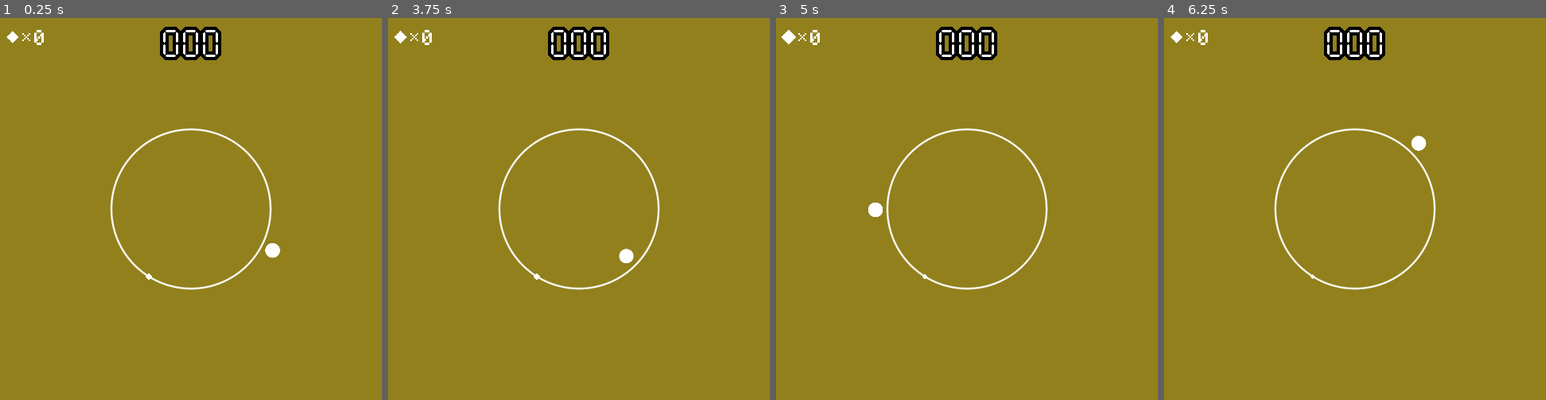
Above: before the commit, frames 1-4 (left to right).
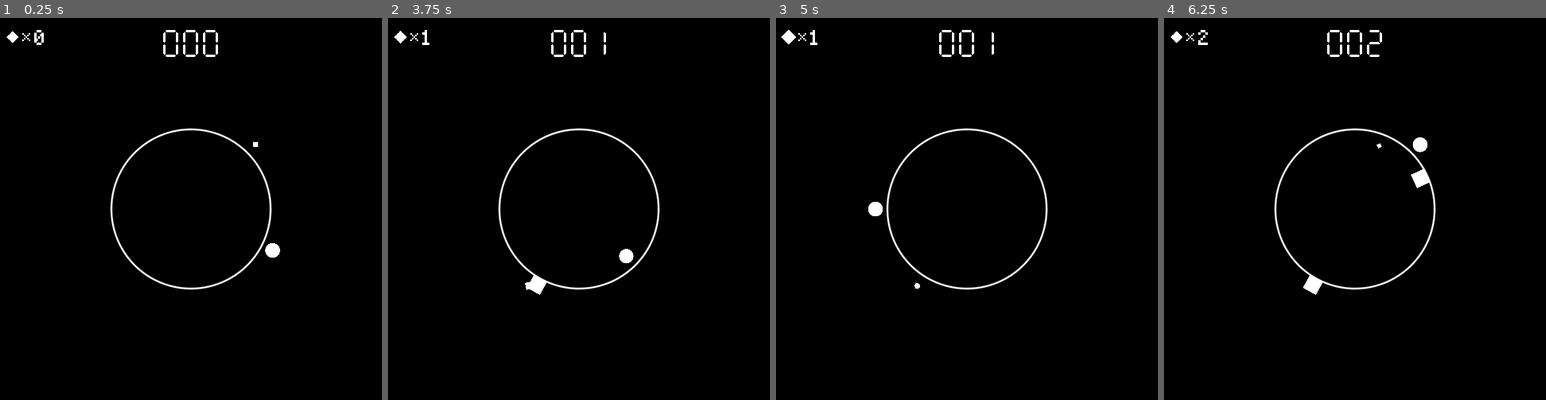
Above: after the commit, the same moments.

Repository: jehymes/Orbit
Game: Godot game, scene res://Game/Circle/Circle_Level.tscn
Same seed, same stepped clock (60 frames per second), same inputs: the game is played once before the commit and once after it. The project has no main scene, so this scene is started directly.
Inputs (mouse positions are in pixels of both pictures, inside the frame that each line leads up to):
- Up to frame 1 (0.25 s): no input
- Up to frame 2 (3.75 s): move the mouse to (663, 189) at 0.52 s; click (663, 189) at 0.6 s; move the mouse to (502, 228) at 1.27 s; click (502, 228) at 1.35 s; move the mouse to (617, 124) at 2.02 s; click (617, 124) at 2.1 s; move the mouse to (559, 285) at 2.77 s; click (559, 285) at 2.85 s; move the mouse to (693, 266) at 3.52 s; click (693, 266) at 3.6 s
- Up to frame 3 (5 s): move the mouse to (852, 151) at 4.27 s; click (852, 151) at 4.35 s
- Up to frame 4 (6.25 s): move the mouse to (1374, 209) at 5.02 s; click (1374, 209) at 5.1 s; move the mouse to (1297, 113) at 5.77 s; click (1297, 113) at 5.85 s

The runs differ from the first frame. In frame 1, 98% of the frame differs, in the area x 0-100%, y 0-100%; in frame 2, 98%; in frame 3, 98%; in frame 4, 98%.

Commit message:
Adjustment circle level and enemies spawn active colision delay

Diff:
--- a/Props/Enemies/_enemies.tscn
+++ b/Props/Enemies/_enemies.tscn
@@ -1,10 +1,167 @@
-[gd_scene load_steps=4 format=3 uid="uid://camdffvedqw1b"]
+[gd_scene load_steps=7 format=3 uid="uid://camdffvedqw1b"]
 
 [ext_resource type="Script" path="res://Scripts/Enemies/enemie.gd" id="1_2kb4w"]
 [ext_resource type="Texture2D" uid="uid://q6ysstjo8ry4" path="res://Assets/Enemie/Enemie.png" id="2_1kal4"]
 
 [sub_resource type="RectangleShape2D" id="RectangleShape2D_co75g"]
 size = Vector2(62, 62)
+
+[sub_resource type="Animation" id="Animation_cyvf7"]
+resource_name = "spawn"
+length = 0.6
+tracks/0/type = "value"
+tracks/0/imported = false
+tracks/0/enabled = true
+tracks/0/path = NodePath("Sprite:texture")
+tracks/0/interp = 1
+tracks/0/loop_wrap = true
+tracks/0/keys = {
+"times": PackedFloat32Array(0),
+"transitions": PackedFloat32Array(1),
+"update": 1,
+"values": [ExtResource("2_1kal4")]
+}
+tracks/1/type = "value"
+tracks/1/imported = false
+tracks/1/enabled = true
+tracks/1/path = NodePath("Animation:speed_scale")
+tracks/1/interp = 1
+tracks/1/loop_wrap = true
+tracks/1/keys = {
+"times": PackedFloat32Array(0),
+"transitions": PackedFloat32Array(1),
+"update": 0,
+"values": [0.3]
+}
+tracks/2/type = "value"
+tracks/2/imported = false
+tracks/2/enabled = true
+tracks/2/path = NodePath("HittEnemie:monitoring")
+tracks/2/interp = 1
+tracks/2/loop_wrap = true
+tracks/2/keys = {
+"times": PackedFloat32Array(0, 0.6),
+"transitions": PackedFloat32Array(1, 1),
+"update": 1,
+"values": [false, true]
+}
+tracks/3/type = "value"
+tracks/3/imported = false
+tracks/3/enabled = true
+tracks/3/path = NodePath("HittEnemie:monitorable")
+tracks/3/interp = 1
+tracks/3/loop_wrap = true
+tracks/3/keys = {
+"times": PackedFloat32Array(0, 0.6),
+"transitions": PackedFloat32Array(1, 1),
+"update": 1,
+"values": [false, true]
+}
+tracks/4/type = "value"
+tracks/4/imported = false
+tracks/4/enabled = true
+tracks/4/path = NodePath("HittEnemie:visible")
+tracks/4/interp = 1
+tracks/4/loop_wrap = true
+tracks/4/keys = {
+"times": PackedFloat32Array(0, 0.6),
+"transitions": PackedFloat32Array(1, 1),
+"update": 1,
+"values": [false, true]
+}
+tracks/5/type = "value"
+tracks/5/imported = false
+tracks/5/enabled = true
+tracks/5/path = NodePath("Sprite:visible")
+tracks/5/interp = 1
+tracks/5/loop_wrap = true
+tracks/5/keys = {
+"times": PackedFloat32Array(0, 0.1, 0.2, 0.3, 0.4, 0.5, 0.6),
+"transitions": PackedFloat32Array(1, 1, 1, 1, 1, 1, 1),
+"update": 1,
+"values": [true, false, true, false, true, false, true]
+}
+
+[sub_resource type="Animation" id="Animation_cb8sh"]
+length = 0.001
+tracks/0/type = "value"
+tracks/0/imported = false
+tracks/0/enabled = true
+tracks/0/path = NodePath("Sprite:texture")
+tracks/0/interp = 1
+tracks/0/loop_wrap = true
+tracks/0/keys = {
+"times": PackedFloat32Array(0),
+"transitions": PackedFloat32Array(1),
+"update": 1,
+"values": [ExtResource("2_1kal4")]
+}
+tracks/1/type = "value"
+tracks/1/imported = false
+tracks/1/enabled = true
+tracks/1/path = NodePath("Animation:speed_scale")
+tracks/1/interp = 1
+tracks/1/loop_wrap = true
+tracks/1/keys = {
+"times": PackedFloat32Array(0),
+"transitions": PackedFloat32Array(1),
+"update": 0,
+"values": [0.3]
+}
+tracks/2/type = "value"
+tracks/2/imported = false
+tracks/2/enabled = true
+tracks/2/path = NodePath("HittEnemie:monitoring")
+tracks/2/interp = 1
+tracks/2/loop_wrap = true
+tracks/2/keys = {
+"times": PackedFloat32Array(0),
+"transitions": PackedFloat32Array(1),
+"update": 1,
+"values": [false]
+}
+tracks/3/type = "value"
+tracks/3/imported = false
+tracks/3/enabled = true
+tracks/3/path = NodePath("HittEnemie:monitorable")
+tracks/3/interp = 1
+tracks/3/loop_wrap = true
+tracks/3/keys = {
+"times": PackedFloat32Array(0),
+"transitions": PackedFloat32Array(1),
+"update": 1,
+"values": [false]
+}
+tracks/4/type = "value"
+tracks/4/imported = false
+tracks/4/enabled = true
+tracks/4/path = NodePath("HittEnemie:visible")
+tracks/4/interp = 1
+tracks/4/loop_wrap = true
+tracks/4/keys = {
+"times": PackedFloat32Array(0),
+"transitions": PackedFloat32Array(1),
+"update": 1,
+"values": [false]
+}
+tracks/5/type = "value"
+tracks/5/imported = false
+tracks/5/enabled = true
+tracks/5/path = NodePath("Sprite:visible")
+tracks/5/interp = 1
+tracks/5/loop_wrap = true
+tracks/5/keys = {
+"times": PackedFloat32Array(0),
+"transitions": PackedFloat32Array(1),
+"update": 1,
+"values": [true]
+}
+
+[sub_resource type="AnimationLibrary" id="AnimationLibrary_tgxs0"]
+_data = {
+"RESET": SubResource("Animation_cb8sh"),
+"spawn": SubResource("Animation_cyvf7")
+}
 
 [node name="_Enemies" type="Node2D" groups=["enemies"]]
 script = ExtResource("1_2kb4w")
@@ -13,11 +170,21 @@
 texture = ExtResource("2_1kal4")
 
 [node name="HittEnemie" type="Area2D" parent="." groups=["enemies"]]
+visible = false
 collision_layer = 8
 collision_mask = 13
+monitoring = false
+monitorable = false
 
 [node name="Collision" type="CollisionShape2D" parent="HittEnemie"]
 shape = SubResource("RectangleShape2D_co75g")
 debug_color = Color(0.937255, 0, 0.129412, 0.658824)
 
+[node name="Animation" type="AnimationPlayer" parent="."]
+libraries = {
+"": SubResource("AnimationLibrary_tgxs0")
+}
+autoplay = "spawn"
+speed_scale = 0.3
+
 [connection signal="area_entered" from="HittEnemie" to="." method="_on_hitt_enemie_area_entered"]
--- a/Scripts/Collectibles/collectible.gd
+++ b/Scripts/Collectibles/collectible.gd
@@ -14,6 +14,6 @@
 		anim_finish = true
 		Global.add_score_game()
 		Global.amount_collectibles += 1
-		#Global.add_level()
-		if Global.score_game % Global.points_to_next_level == 0:
-			Global.add_level()
+		#if Global.score_game % Global.points_to_next_level == 0:
+			#Global.add_level()
+		Global.add_level()
--- a/Scripts/Enemies/enemie.gd
+++ b/Scripts/Enemies/enemie.gd
@@ -1,4 +1,9 @@
 extends Node2D
+
+@onready var animation = $Animation
+
+func _ready():
+	animation.play("spawn")
 
 func _on_hitt_enemie_area_entered(area):
 	if area.is_in_group("enemies"):
--- a/Scripts/Global/global.gd
+++ b/Scripts/Global/global.gd
@@ -4,7 +4,7 @@
 var V_WIDTH = ProjectSettings.get_setting("display/window/size/viewport_width")
 var V_HEIGHT = ProjectSettings.get_setting("display/window/size/viewport_height")
 var center = Vector2(V_WIDTH/2, V_HEIGHT/2)
-var start_level = "Square"
+var start_level = "Circle"
 var points = 360
 var level = 0
 var points_to_next_level = 10 if level == 0 else (level+1) * 10
@@ -46,5 +46,5 @@
 	score_game += 1
 	speed += 0.001
 
-func next_level(name):
-	start_level = name
+func next_level(_name):
+	start_level = _name
--- a/Scripts/orbit.gd
+++ b/Scripts/orbit.gd
@@ -5,9 +5,9 @@
 var enemie = preload("res://Props/Enemies/_enemies.tscn")
 
 #Variáveis dos coletáveis
-var positions_col: Array[Vector2]
+var positions_cir: Array[Vector2]
 var positions_sqr: Array[Vector2]
-var angles_col: Array[float]
+var angles_cir: Array[float]
 var col_position_offset = 15
 var count = 0
 
@@ -28,67 +28,72 @@
 	match Global.start_level:
 		"Circle":
 			print("Circle_Level")
-			generate_positions_collectibles()
+			generate_positions_col_circle()
 			generate_positions_enemies()
 		"Square":
 			hud.get_node("Background/ColorRect").color = Color(r, g, b, 1)
-			generate_positions_collectibles()
+			generate_positions_col_square()
 			#generate_positions_enemies()
 			pass
 
 func _process(_delta):
 	match Global.start_level:
 		"Circle":
-			add_collectibles()
-			add_enemies()
+			add_collectibles_circle()
+			add_enemies_circle()
 		"Square":
 			#hud.get_node("Background/ColorRect").color = Color(1, 0, 1, 1)
-			add_collectibles()
-			#Add Enemies
+			#add_collectibles_square()
+			#add_enemies_square()
 			pass
 
-func add_collectibles():
+func add_collectibles_circle():
+	if Global.amount_collectibles > 0:
+		var index = randi_range(0, positions_cir.size())
+
+		# Instancia o coletável
+		var collect = collectible.instantiate()
+
+		if !is_object_at_position(positions_cir[index-1]):
+			if count < 49:
+				collect.position = positions_cir[index-1]
+				collect.rotation_degrees = rad_to_deg(angles_cir[index-1])
+				get_tree().current_scene.add_child(collect)
+				Global.amount_collectibles += -1
+				count += 1
+			else:
+				var sprite_col = collect.get_node("Sprite")
+				sprite_col.modulate = Color(1,1,0.2)
+				collect.position = positions_cir[index-1]
+				collect.rotation_degrees = rad_to_deg(angles_cir[index-1])
+				get_tree().current_scene.add_child(collect)
+				Global.amount_collectibles += -1
+				count = 0
+			return
+
+func add_collectibles_square():
 	if Global.amount_collectibles > 0:
 		var index = randi_range(0, positions_sqr.size())
 
 		# Instancia o coletável
 		var collect = collectible.instantiate()
 
-		match Global.start_level:
-			"Circle":
-				if !is_object_at_position(positions_col[index-1]):
-					if count < 49:
-						collect.position = positions_col[index-1]
-						collect.rotation_degrees = rad_to_deg(angles_col[index-1])
-						get_tree().current_scene.add_child(collect)
-						Global.amount_collectibles += -1
-						count += 1
-					else:
-						var sprite_col = collect.get_node("Sprite")
-						sprite_col.modulate = Color(1,1,0.2)
-						collect.position = positions_col[index-1]
-						collect.rotation_degrees = rad_to_deg(angles_col[index-1])
-						get_tree().current_scene.add_child(collect)
-						Global.amount_collectibles += -1
-						count = 0
-					return
-			"Square":
-				if !is_object_at_position(positions_sqr[index-1]):
-					if count < 49:
-						collect.position = positions_sqr[index-1]
-						get_tree().current_scene.add_child(collect)
-						Global.amount_collectibles += -1
-						count += 1
-					else:
-						var sprite_col = collect.get_node("Sprite")
-						sprite_col.modulate = Color(1,1,0.2)
-						collect.position = positions_sqr[index-1]
-						get_tree().current_scene.add_child(collect)
-						Global.amount_collectibles += -1
-						count = 0
-					return
-
-func add_enemies():
+		if !is_object_at_position(positions_sqr[index-1]):
+			if count < 49:
+				collect.position = positions_sqr[index-1]
+				get_tree().current_scene.add_child(collect)
+				Global.amount_collectibles += -1
+				count += 1
+			else:
+				var sprite_col = collect.get_node("Sprite")
+				sprite_col.modulate = Color(1,1,0.2)
+				collect.position = positions_sqr[index-1]
+				get_tree().current_scene.add_child(collect)
+				Global.amount_collectibles += -1
+				count = 0
+			return
+
+func add_enemies_circle():
 	if Global.amount_enemies > 0:
 		if Global.amount_enemies_for_level > 0:
 			# Escolhe o index do posicionamento
@@ -106,51 +111,51 @@
 				Global.amount_enemies_for_level += -1
 				return
 
-func generate_positions_collectibles():
+func generate_positions_col_circle():
 	var center = Global.center
 
-	match Global.start_level:
-		"Circle":
-			for i in range(Global.points):
-				var in_or_out = randi_range(1, 2)
-
-				var radius_1 = Global.circle_radius + col_position_offset
-				var radius_2 = Global.circle_radius - col_position_offset
-
-				# Rotaciona as instâncias para acompanhar o círculo
-				var rotationOffset = deg_to_rad(90)
-
-				# Calcula a posição do quadrado no círculo
-				var angle = i * (2 * PI / Global.points) + rotationOffset
-
-				#Define posicionamento do coletável
-				if in_or_out == 1:
-					var collectPosition = center + Vector2(radius_1 * cos(angle), radius_1 * sin(angle))
-					# Define as posições para o coletável
-					positions_col.append(collectPosition)
-					angles_col.append(angle)
-				if in_or_out == 2:
-					var collectPosition = center + Vector2(radius_2 * cos(angle), radius_2 * sin(angle))
-					# Define as posições para o coletável
-					positions_col.append(collectPosition)
-					angles_col.append(angle)
-		"Square":
-			for i in range(50):
-				var in_or_out = randi_range(1, 2)
-				var pos_spawn = define_pos_spawn_square(randi_range(1, 4), in_or_out)
-
-				#Define posicionamento do coletável
-				if in_or_out == 1:
-					var collectPosition = pos_spawn[randi_range(0, pos_spawn.size()-1)]
-
-					# Define as posições para o coletável
-					positions_sqr.append(collectPosition)
-
-				if in_or_out == 2:
-					var collectPosition = pos_spawn[randi_range(0, pos_spawn.size()-1)]
-
-					# Define as posições para o coletável
-					positions_sqr.append(collectPosition)
+	for i in range(Global.points):
+		var in_or_out = randi_range(1, 2)
+
+		var radius_1 = Global.circle_radius + col_position_offset
+		var radius_2 = Global.circle_radius - col_position_offset
+
+		# Rotaciona as instâncias para acompanhar o círculo
+		var rotationOffset = deg_to_rad(90)
+
+		# Calcula a posição do quadrado no círculo
+		var angle = i * (2 * PI / Global.points) + rotationOffset
+
+		#Define posicionamento do coletável
+		if in_or_out == 1:
+			var collectPosition = center + Vector2(radius_1 * cos(angle), radius_1 * sin(angle))
+			# Define as posições para o coletável
+			positions_cir.append(collectPosition)
+			angles_cir.append(angle)
+		if in_or_out == 2:
+			var collectPosition = center + Vector2(radius_2 * cos(angle), radius_2 * sin(angle))
+			# Define as posições para o coletável
+			positions_cir.append(collectPosition)
+			angles_cir.append(angle)
+
+func generate_positions_col_square():
+	for i in range(50):
+		var in_or_out = randi_range(1, 2)
+		var pos_spawn = define_pos_spawn_square(randi_range(1, 4), in_or_out)
+
+		#Define posicionamento do coletável
+		if in_or_out == 1:
+			var collectPosition = pos_spawn[randi_range(0, pos_spawn.size()-1)]
+
+			# Define as posições para o coletável
+			positions_sqr.append(collectPosition)
+
+		if in_or_out == 2:
+			var collectPosition = pos_spawn[randi_range(0, pos_spawn.size()-1)]
+
+			# Define as posições para o coletável
+			positions_sqr.append(collectPosition)
+
 
 func generate_positions_enemies():
 	randomize()
@@ -190,34 +195,34 @@
 	return false
 
 func define_pos_spawn_square(side_square, in_out) -> Array[Vector2]:
-	var positions: Array[Vector2]
+	var _positions: Array[Vector2] = []
 	if in_out == 1:
 		match side_square:
 			1:
 				for i in range(230):
-					positions.append(Vector2(125+(i+1), 125))
+					_positions.append(Vector2(125+(i+1), 125))
 			2:
 				for i in range(230):
-					positions.append(Vector2(355, 125+(i+1)))
+					_positions.append(Vector2(355, 125+(i+1)))
 			3:
 				for i in range(230):
-					positions.append(Vector2(355 - (i+1), 355))
+					_positions.append(Vector2(355 - (i+1), 355))
 			4:
 				for i in range(230):
-					positions.append(Vector2(125, 355 - (i+1)))
+					_positions.append(Vector2(125, 355 - (i+1)))
 	else:
 		match side_square:
 			1:
 				for i in range(170):
-					positions.append(Vector2(155+(i+1), 155))
+					_positions.append(Vector2(155+(i+1), 155))
 			2:
 				for i in range(170):
-					positions.append(Vector2(325, 155+(i+1)))
+					_positions.append(Vector2(325, 155+(i+1)))
 			3:
 				for i in range(170):
-					positions.append(Vector2(325 - (i+1), 325))
+					_positions.append(Vector2(325 - (i+1), 325))
 			4:
 				for i in range(170):
-					positions.append(Vector2(155, 325 - (i+1)))
-
-	return positions
+					_positions.append(Vector2(155, 325 - (i+1)))
+
+	return _positions
